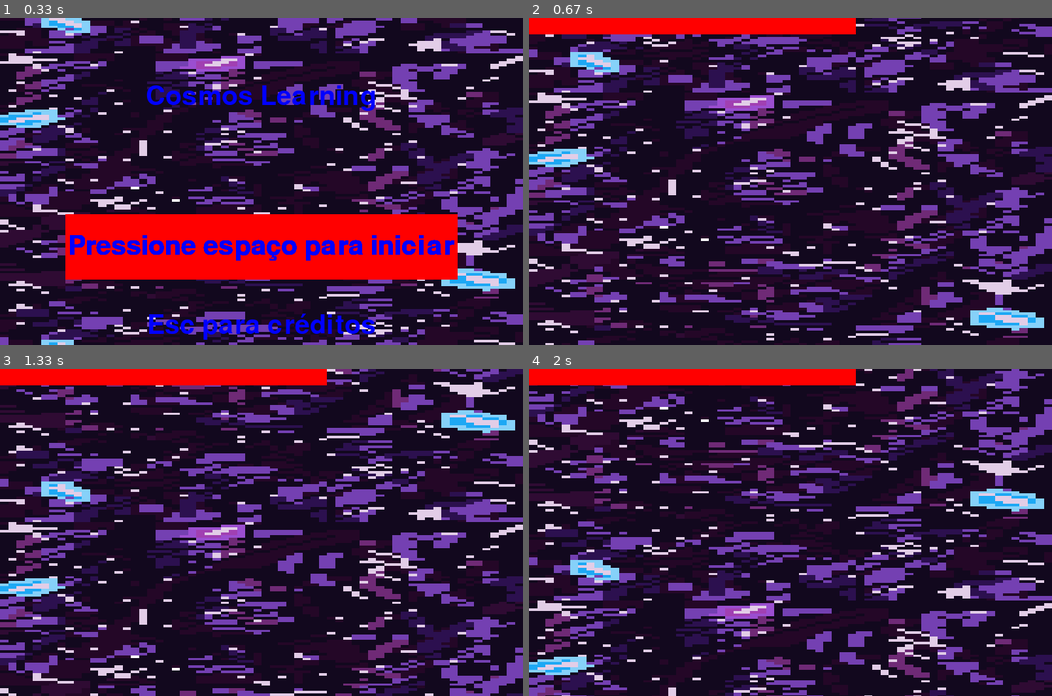
Above: before the commit, frames 1-4 (two rows, left to right).
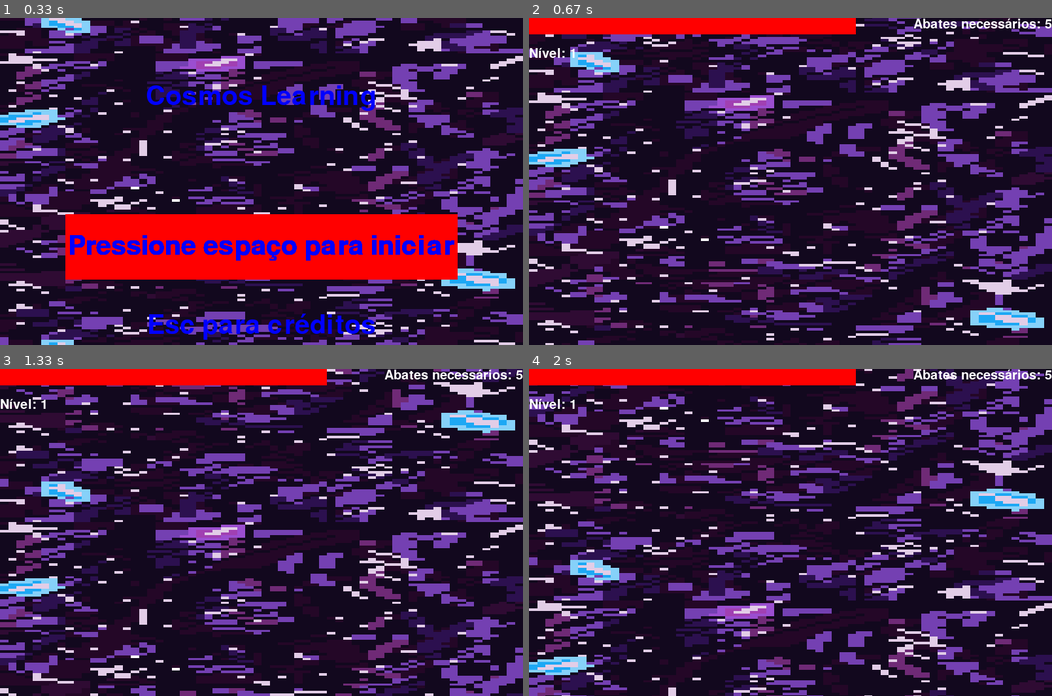
Above: after the commit, the same moments.

Repository: UNIVEM-BCC-BSI/Cosmos-Learning
Game: pygame game, started from tests/PyGame/final.py
Two runs of this game, one before a commit and one after it. Both use one fixed random seed, a clock stepped at 60 frames per second and the inputs below.
Inputs:
- Up to frame 1 (0.33 s): no input
- Up to frame 2 (0.67 s): tap Space at 0.33 s
- Up to frame 3 (1.33 s): tap 1 at 0.67 s; tap Space at 1.07 s
- Up to frame 4 (2 s): tap Space at 1.37, 1.9 s; tap 6 at 1.5 s

Frame 1 is identical in both runs. In frame 2, 0.5% of the frame differs, in the area x 0-100%, y 0-13%; in frame 3, 0.5%; in frame 4, 0.5%.

Commit message:
Adicionado nivel atual e quantidade necessária para passar de nível

Diff:
--- a/tests/PyGame/final.py
+++ b/tests/PyGame/final.py
@@ -101,7 +101,7 @@
         self.listaInimigos.append(enemy)
 
     def update(self):
-        global scroolOffset, scroolSpeed
+        global scroolOffset, scroolSpeed, currentLevel
 
 
         self.now = pygame.time.get_ticks()
@@ -219,6 +219,13 @@
 
         elif self.vida <= 0:
             self.defeated = True
+
+        nivel = "Nível: " + str(currentLevel + 1)
+        nivel = self.font.render(nivel, True, "white")
+        texto = "Abates necessários: " + str(self.requisito)
+        texto = self.font.render(texto, True, "white")
+        self.tela.blit(texto, (800-(texto.get_width()), 0))
+        self.tela.blit(nivel, (0,(self.vidaSurfaces[0].get_height() + 20)))
 
     def updateVida(self):
         #textoVida = "Vida: " + str(self.vida)
@@ -360,7 +367,7 @@
 
 scroolSpeed = 3
 increaseAmount = 0.1
-scroolOffset = 0
+scroolOffset = 50
 
 currentScreen = "home"
 
